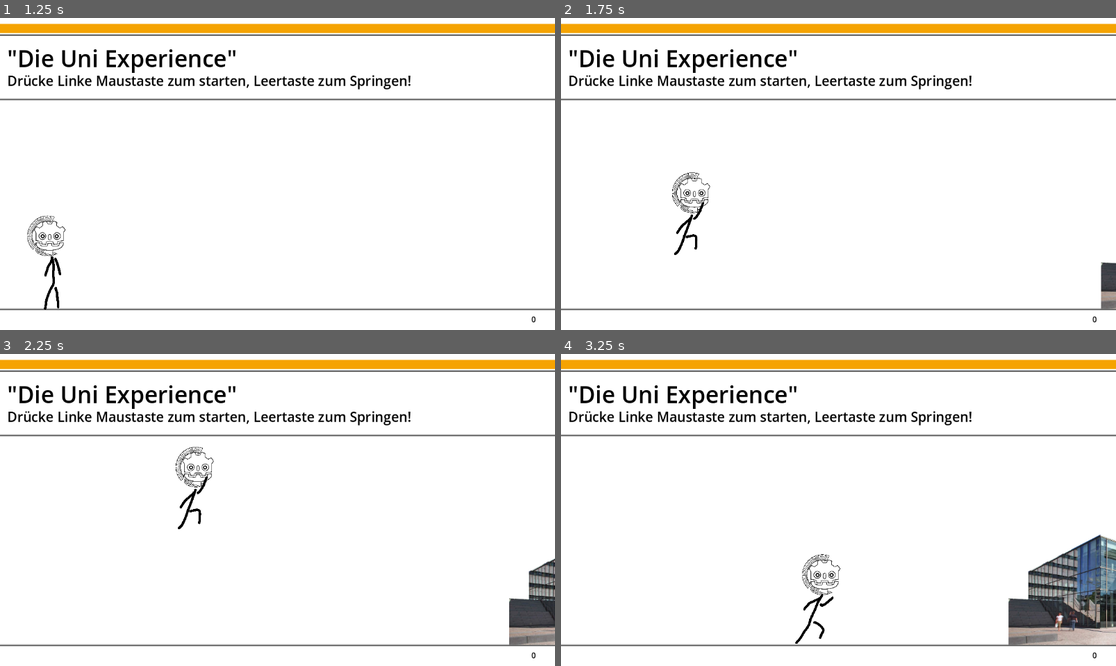
Above: before the commit, frames 1-4 (two rows, left to right).
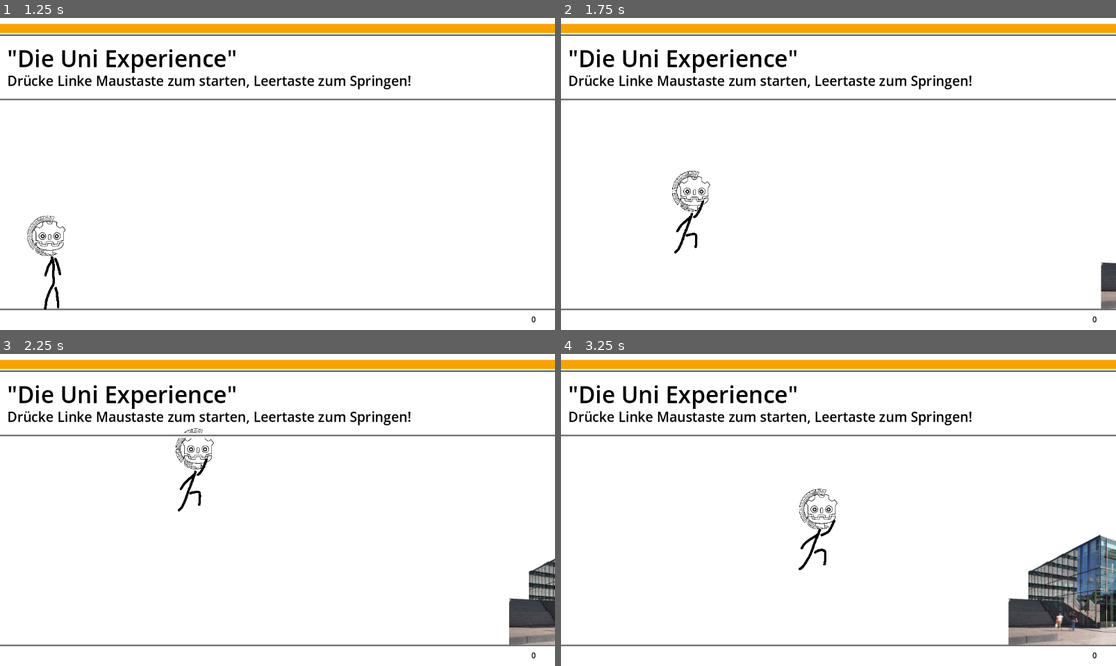
Above: after the commit, the same moments.

Repository: Mineorbit/Godot-Tutorial-Ophase
Game: Godot game, scene res://main.tscn
Two runs of this game, one before a commit and one after it. Both use one fixed random seed, a clock stepped at 60 frames per second and the inputs below.
Inputs (mouse positions are in pixels of both pictures, inside the frame that each line leads up to):
- Up to frame 1 (1.25 s): move the mouse to (399, 158) at 0.52 s; tap Space (jump) at 0.6, 0.77, 1.07 s
- Up to frame 2 (1.75 s): tap Enter at 1.25 s; move the mouse to (727, 189) at 1.27 s; click (727, 189) at 1.35 s; tap Space (jump) at 1.52, 1.55 s
- Up to frame 3 (2.25 s): tap Space (jump) at 1.82, 2.1 s; move the mouse to (333, 441) at 2.02 s
- Up to frame 4 (3.25 s): move the mouse to (810, 572) at 2.77 s; click (810, 572) at 2.85 s; tap Space (jump) at 3.02, 3.05 s

Frame 1 is identical in both runs. In frame 2, 0.5% of the frame differs, in the area x 20-27%, y 48-77%; in frame 3, 0.7%; in frame 4, 1.0%, in the area x 42-51%, y 43-93%.

Commit message:
more done

Diff:
--- a/Hochschulstadion.tscn
+++ b/Hochschulstadion.tscn
@@ -1,11 +1,13 @@
 [gd_scene load_steps=2 format=3 uid="uid://cstnfb4nk2jhc"]
 
-[ext_resource type="Texture2D" uid="uid://b78dh6n8doitx" path="res://assets/TU_Darmstadt_Hochschulstadion.jpg" id="1_2dxhn"]
+[ext_resource type="Texture2D" uid="uid://dlayiwtp3ynkv" path="res://assets/TU_Darmstadt_Hochschulstadion.png" id="1_0hhwf"]
 
-[node name="AtheneKarte" type="CollisionPolygon2D"]
+[node name="Hochschulstadion" type="CollisionPolygon2D"]
+position = Vector2(62, -178)
 build_mode = 1
-polygon = PackedVector2Array(-265, -167, 265, -167, 262, 164, -265, 164)
+polygon = PackedVector2Array(-305, -6, 301, -10, 290, 2, 289, 27, -293, 34, -293, 7)
 
 [node name="Sprite2D" type="Sprite2D" parent="."]
-scale = Vector2(0.45, 0.45)
-texture = ExtResource("1_2dxhn")
+position = Vector2(0, 18)
+scale = Vector2(0.225, 0.225)
+texture = ExtResource("1_0hhwf")
--- a/Player.gd
+++ b/Player.gd
@@ -13,7 +13,7 @@
 func _physics_process(delta):
 	if(level.scrolling):
 		var horizontal_velocity = (600 - position.x)
-		vertical_velocity -= 12.5
+		vertical_velocity -= 10
 		velocity = Vector2(horizontal_velocity,-vertical_velocity)
 		var contact = move_and_slide()
 		if(is_on_floor()):
--- a/main.tscn
+++ b/main.tscn
@@ -8,6 +8,7 @@
 [ext_resource type="PackedScene" uid="uid://bsgqsgw1y2xut" path="res://Karo5.tscn" id="4_h78hu"]
 [ext_resource type="PackedScene" uid="uid://d4fliw207y41t" path="res://AtheneKarte.tscn" id="6_fxccu"]
 [ext_resource type="PackedScene" uid="uid://cstnfb4nk2jhc" path="res://Hochschulstadion.tscn" id="7_7ufch"]
+[ext_resource type="PackedScene" uid="uid://dqim3lxjhla31" path="res://Parkhaus.tscn" id="8_808jq"]
 
 [sub_resource type="Environment" id="Environment_33fg1"]
 background_mode = 3
@@ -105,8 +106,26 @@
 scale = Vector2(58.88, 1)
 shape = SubResource("RectangleShape2D_olxuy")
 
-[node name="AtheneKarte2" parent="Env/Level" instance=ExtResource("7_7ufch")]
-position = Vector2(7398, 275)
+[node name="CollisionShape2D4" type="CollisionShape2D" parent="Env/Level/Ground"]
+position = Vector2(3708, 0)
+scale = Vector2(58.88, 1)
+shape = SubResource("RectangleShape2D_olxuy")
+
+[node name="CollisionShape2D5" type="CollisionShape2D" parent="Env/Level/Ground"]
+position = Vector2(4886, 0)
+scale = Vector2(58.88, 1)
+shape = SubResource("RectangleShape2D_olxuy")
+
+[node name="CollisionShape2D6" type="CollisionShape2D" parent="Env/Level/Ground"]
+position = Vector2(6065, 0)
+scale = Vector2(58.88, 1)
+shape = SubResource("RectangleShape2D_olxuy")
+
+[node name="Hochschulstadion" parent="Env/Level" instance=ExtResource("7_7ufch")]
+position = Vector2(5828, 379)
+
+[node name="Parkhaus" parent="Env/Level" instance=ExtResource("8_808jq")]
+position = Vector2(3404, 481)
 
 [node name="Entities" type="Node2D" parent="Env"]
 
--- a/player.tscn
+++ b/player.tscn
@@ -94,6 +94,22 @@
 "values": [Vector2(0, 25)]
 }
 
+[sub_resource type="Animation" id="Animation_1km5q"]
+resource_name = "jump"
+length = 0.001
+tracks/0/type = "value"
+tracks/0/imported = false
+tracks/0/enabled = true
+tracks/0/path = NodePath("Head:offset")
+tracks/0/interp = 1
+tracks/0/loop_wrap = true
+tracks/0/keys = {
+"times": PackedFloat32Array(0),
+"transitions": PackedFloat32Array(1),
+"update": 0,
+"values": [Vector2(224, 128)]
+}
+
 [sub_resource type="Animation" id="Animation_2nycf"]
 resource_name = "idle"
 length = 0.8
@@ -109,22 +125,6 @@
 "transitions": PackedFloat32Array(1, 1, 1, 1, 1),
 "update": 1,
 "values": [Vector2(288, 64), Vector2(96, 64), Vector2(288, 64), Vector2(96, 64), Vector2(288, 64)]
-}
-
-[sub_resource type="Animation" id="Animation_1km5q"]
-resource_name = "jump"
-length = 0.001
-tracks/0/type = "value"
-tracks/0/imported = false
-tracks/0/enabled = true
-tracks/0/path = NodePath("Head:offset")
-tracks/0/interp = 1
-tracks/0/loop_wrap = true
-tracks/0/keys = {
-"times": PackedFloat32Array(0),
-"transitions": PackedFloat32Array(1),
-"update": 0,
-"values": [Vector2(224, 128)]
 }
 
 [sub_resource type="AnimationLibrary" id="AnimationLibrary_oaelw"]
Binary file added: assets/TU_Darmstadt_Hochschulstadion.png
Not shown, added: assets/TU_Darmstadt_Hochschulstadion.png.import
Not shown: 1 places in main.tscn that only renumber resources
